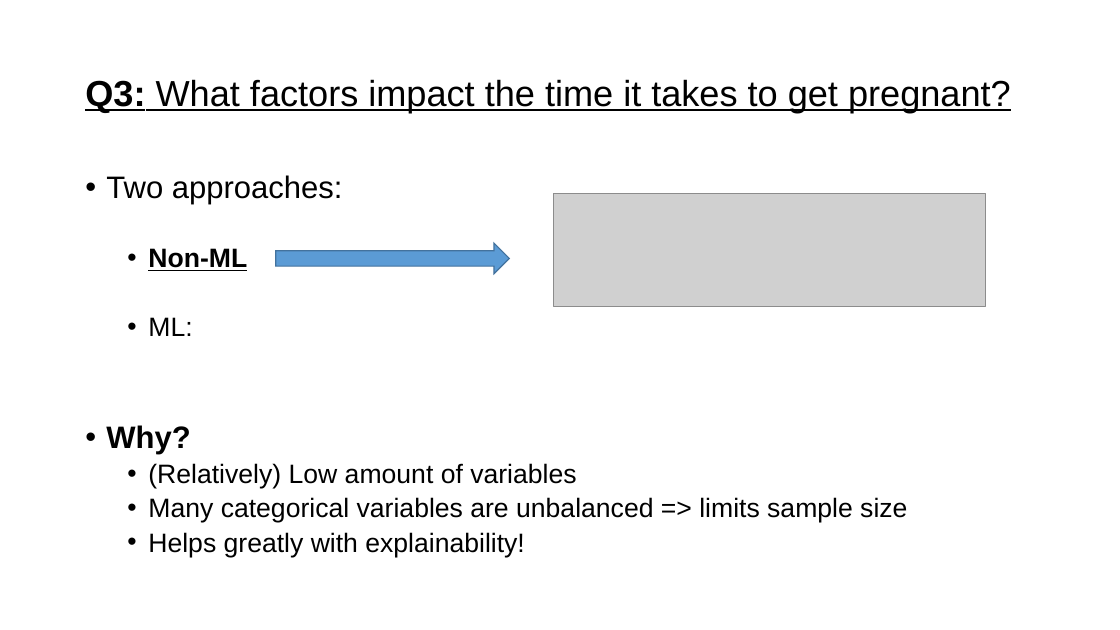
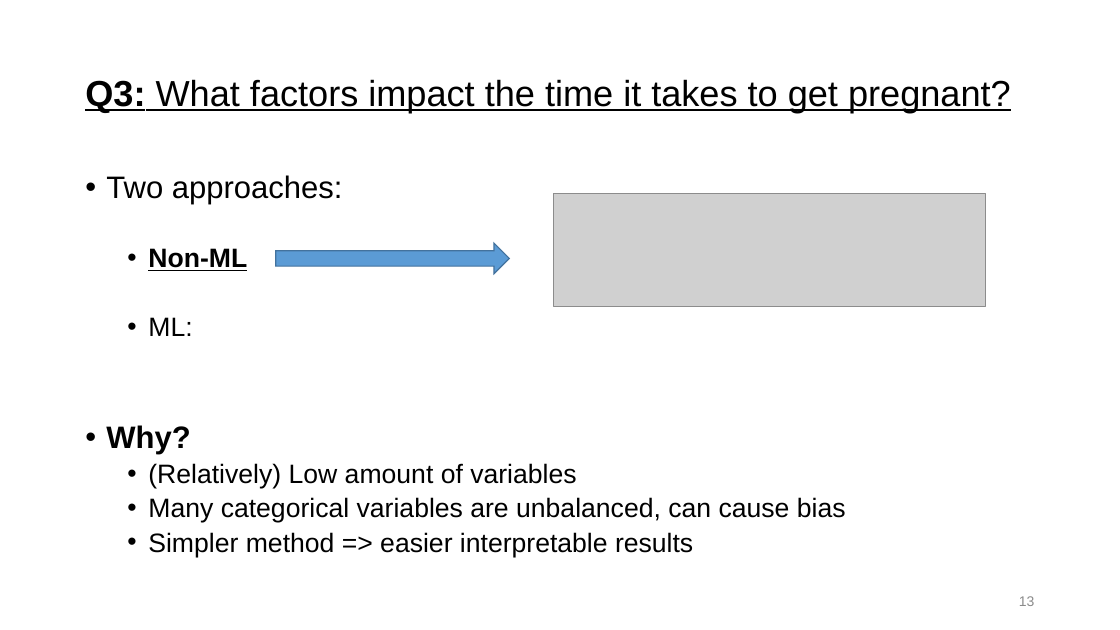
Before and after one commit to JeroenBuil/natural-cycles-assignment, a slide deck: slide 13 of reports/Natural Cycles - Assignment Report - Jeroen Buil.pptx. Drawn at 1120x630 pixels with LibreOffice and Linux fonts; fonts in the diff are those of the drawing; grey boxes stand for pictures. Boxes give left, top, right and bottom in pixels: in the first picture for what was removed or moved away, otherwise in the second. Text is boxed around its words. In the diff, an @@ line names an element or a change of style, - is before the commit and + after.

```diff
--- a/reports/Natural Cycles - Assignment Report - Jeroen Buil.pptx
+++ b/reports/Natural Cycles - Assignment Report - Jeroen Buil.pptx
@@ text at (148,497,846,557): text changed @@
-  • Many categorical variables are unbalanced => limits sample size
-  • Helps greatly with explainability!
+  • Many categorical variables are unbalanced, can cause bias
+  • Simpler method => easier interpretable results
@@ page number added at (1019,596,1035,606), 12 pt, text #8C8C8C @@
+13
```
Also in this commit, not shown: 21 other slides changed, 1 slide added, 1 slide removed, 2 other files.
